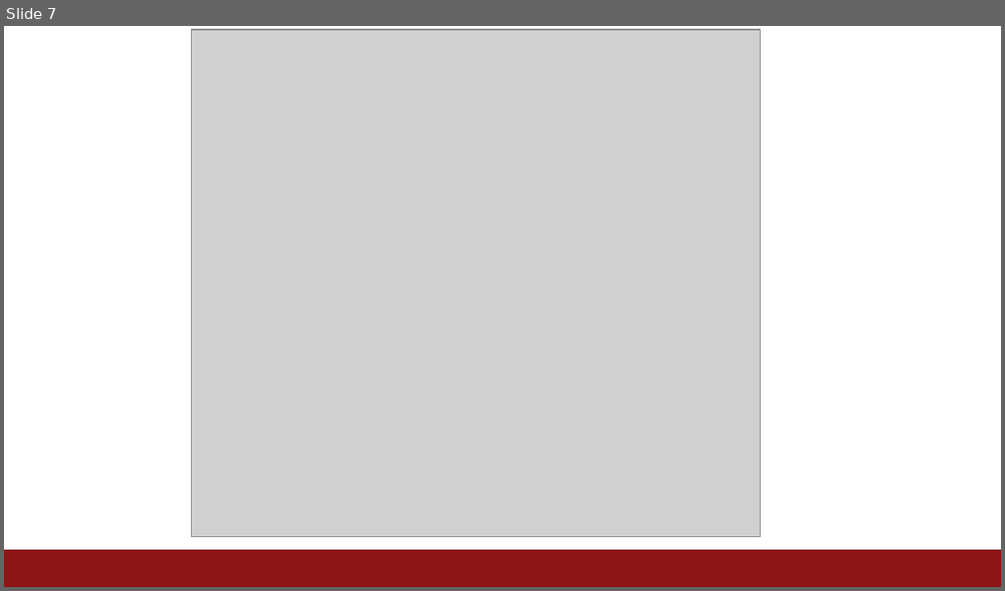
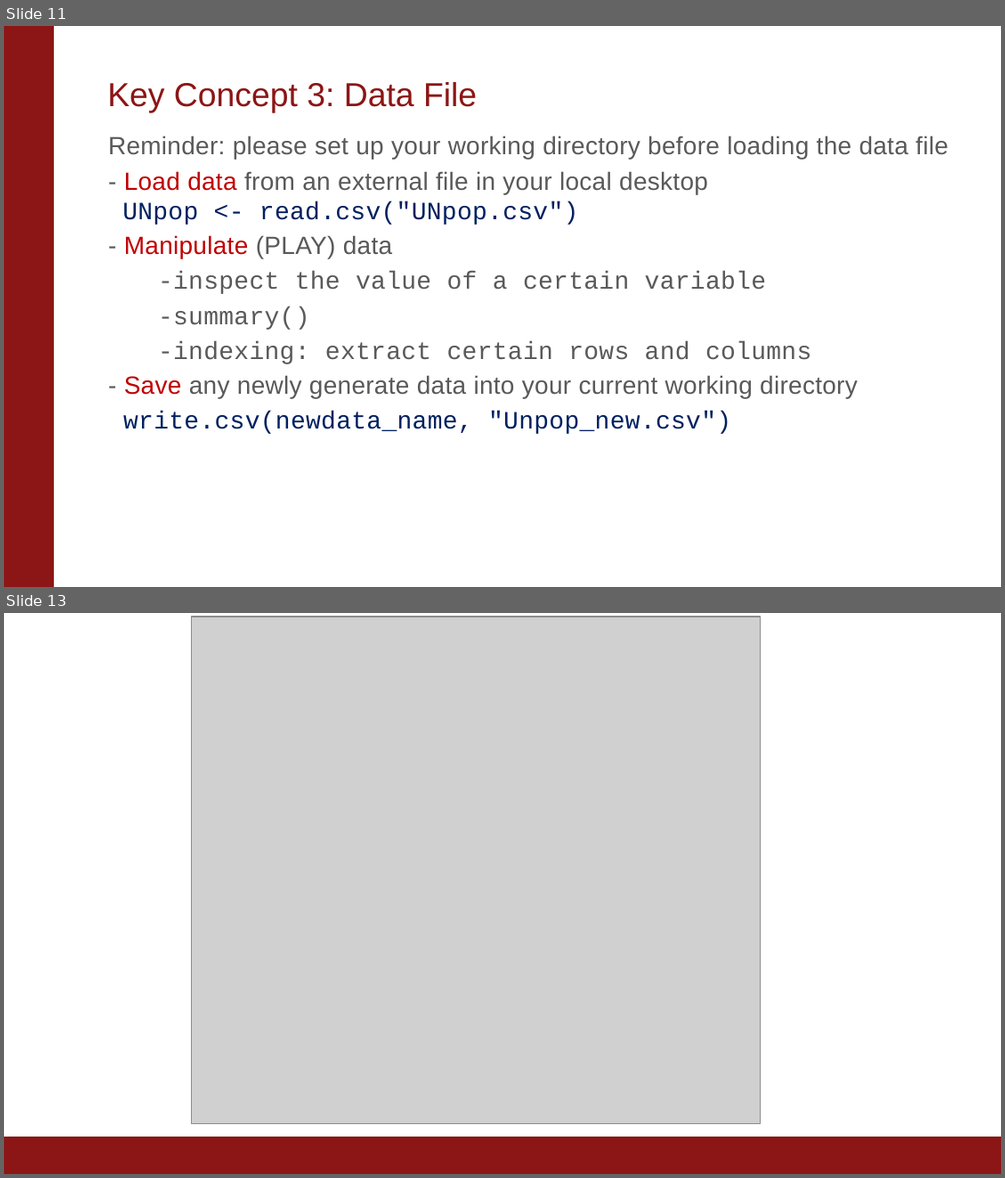
Before and after one commit to kaipingchen/com106-206-TA, a slide deck: KaipingAdina's Section Material/Intro Section/IntroSection.pptx. Shown one above the other, each under a label of ours: slide 7 before the commit, slides 11 and 13 after it; the slides between them are not shown. The pictures are 1005x591 and 1005x1178 pixels, drawn with LibreOffice and Linux fonts; fonts in the diff are those of the drawing; grey boxes stand for pictures; background and template pictures are left out. Boxes give left, top, right and bottom in pixels: in the first picture for what was removed or moved away, otherwise in the second. Text is boxed around its words. In the diff, an @@ line names an element or a change of style, - is before the commit and + after.

Commit message:
update the R script and PPT!
Dear Adina, I included the exercises in the PPT and delete some
contents. I also updated the R script! Please edit! Thanks!

```diff
--- a/KaipingAdina's Section Material/Intro Section/IntroSection.pptx
+++ b/KaipingAdina's Section Material/Intro Section/IntroSection.pptx
@@ slide 11 added at (4, 26, 1001, 587), background #FFFFFF @@
@@ rectangle added at (4, 26, 54, 587), fill #8C1515, outline #8C1515 0.75 pt @@
@@ title added at (107, 82, 477, 113), 24 pt, text #8C1515 @@
+Key Concept 3: Data File
@@ text added at (108, 135, 948, 434), 18 pt, text #595959 @@
+Reminder: please set up your working directory before loading the data file
+- Load data from an external file in your local desktop
+UNpop <- read.csv("UNpop.csv")
+- Manipulate (PLAY) data
+-inspect the value of a certain variable
+-summary()
+-indexing: extract certain rows and columns
+- Save any newly generate data into your current working directory
+write.csv(newdata_name, "Unpop_new.csv")
@@ what was slide 7 is now slide 13 @@
```
Also in this commit, not shown: 4 slides changed, 5 other slides added, 2 other files.
